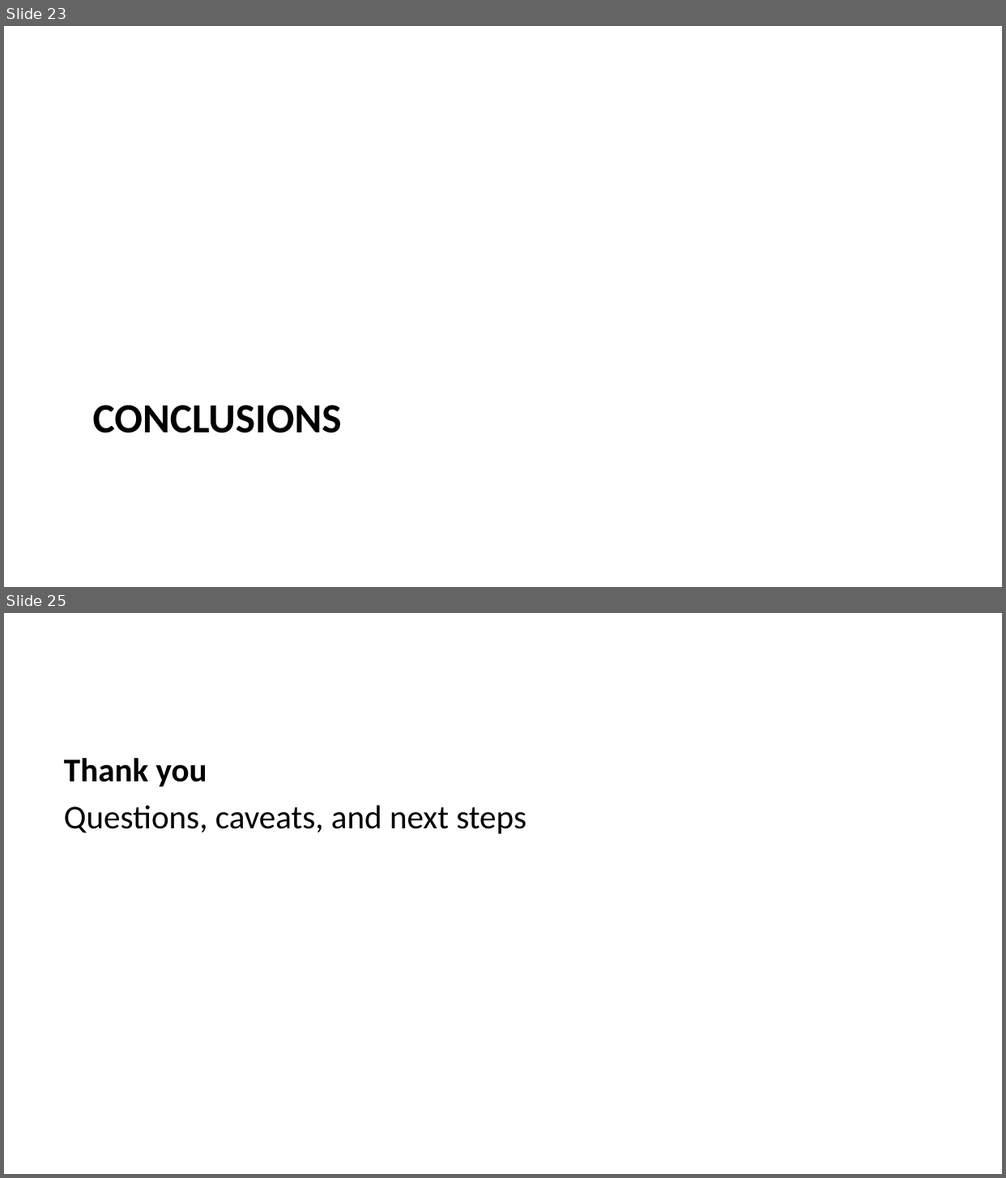
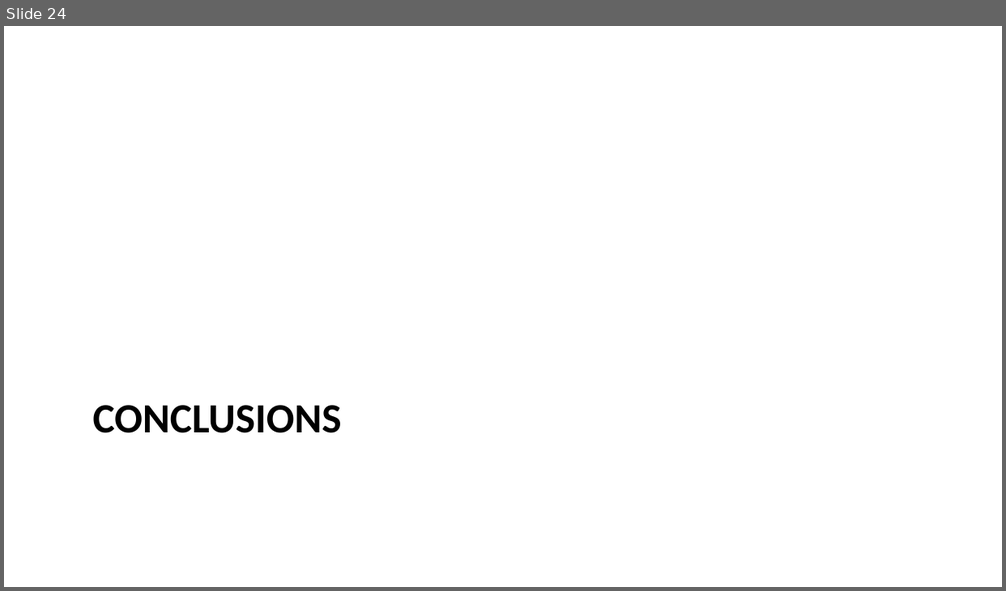
Before and after one commit to mrbungie/mib_cars_analysis, a slide deck: slidedeck/presentation.pptx. Shown one above the other, each under a label of ours: slides 23 and 25 before the commit, slide 24 after it; the slides between them are not shown. The pictures are 1006x1178 and 1006x591 pixels, drawn with LibreOffice and Linux fonts; fonts in the diff are those of the drawing. Boxes give left, top, right and bottom in pixels: in the first picture for what was removed or moved away, otherwise in the second. Text is boxed around its words. In the diff, an @@ line names an element or a change of style, - is before the commit and + after.

```diff
--- a/slidedeck/presentation.pptx
+++ b/slidedeck/presentation.pptx
@@ slide 25 removed at (x1=4, y1=613, x2=1002, y2=1174), background #FFFFFF @@
@@ text removed at (x1=64, y1=758, x2=526, y2=834) @@
-Thank you
-Questions, caveats, and next steps
@@ what was slide 23 is now slide 24 @@
```
Also in this commit, not shown: 10 slides changed, 10 slides added, 3 other slides removed, 6 other files.
